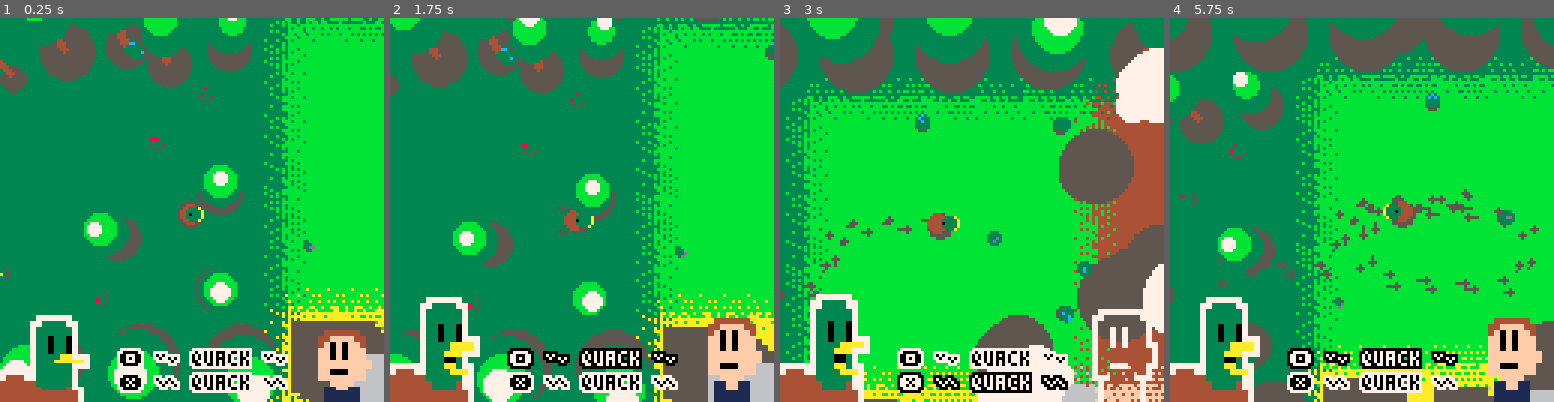
Above: before the commit, frames 1-4 (left to right).
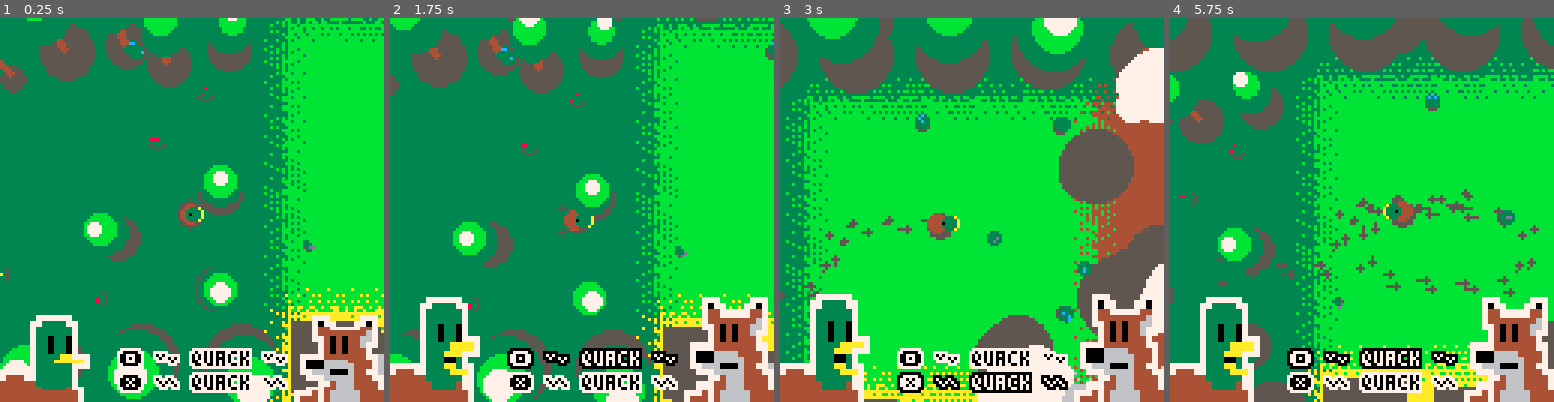
Above: after the commit, the same moments.

Repository: seleb/DuckDuckOnTheLoose
Game: PICO-8 cartridge forest.p8
Same seed, same stepped clock (60 frames per second), same inputs: the game is played once before the commit and once after it.
Inputs:
- Up to frame 1 (0.25 s): no input
- Up to frame 2 (1.75 s): tap X (X key) at 0.33, 1.07 s; tap O (Z key) at 0.7, 1.7 s; hold Right from 1.6 s (still down)
- Up to frame 3 (3 s): tap X (X key) at 1.85, 2.97 s; release Right at 2.1 s; tap O (Z key) at 2.1, 2.5, 2.9 s; hold Up 2.15-2.42 s; hold Right from 2.47 s (still down)
- Up to frame 4 (5.75 s): release Right at 3.03 s; hold Left 3.08-3.58 s; tap O (Z key) every 0.4 s from 3.3 to 5.7 s; hold Down 3.63-3.97 s; hold Right 4.02-4.68 s; tap X (X key) at 4.08, 5.2 s; hold Up 4.73-5.03 s; hold Left 5.08-5.68 s; hold Down from 5.73 s (still down)

The runs differ from the first frame. In frame 1, 3.7% of the frame differs, in the area x 76-100%, y 77-100%; in frame 2, 4.6%, in the area x 76-100%, y 72-100%; in frame 3, 3.7%; in frame 4, 4.6%.

Commit message:
more npcs

Diff:
--- a/forest.p8
+++ b/forest.p8
@@ -688,27 +688,27 @@
 
  -- npc sprite
  npcs={
- 	{who="?",spr=15,mouth=0,mouth_offset=0},
+ 	{who="dumb alien",spr=15,mouth=10,mouth_offset=-4},
  	{who="spooky ghost",spr=14,mouth=7,mouth_offset=0},
- 	{who="?",spr=13,mouth=0,mouth_offset=0},
+ 	{who="giddy girl",spr=13,mouth=0,mouth_offset=2},
  	{who="hipster",spr=12,mouth=0,mouth_offset=0},
  	{who="thumbs up",spr=11,mouth=0,mouth_offset=0},
  	{who="swimmer",spr=10,mouth=0,mouth_offset=-4},
  	{who="bouncer",spr=9,mouth=0,mouth_offset=-4},
- 	{who="?",spr=8,mouth=0,mouth_offset=0},
+ 	{who="pupper",spr=8,mouth=0,mouth_offset=0},
  	{who="?",spr=7,mouth=0,mouth_offset=0},
  	{who="blondie",spr=6,mouth=2,mouth_offset=0},
  	{who="buddy boy",spr=5,mouth=0,mouth_offset=2},
  	{who="ranger",spr=4,mouth=0,mouth_offset=0},
  	{who="scarf mcgee",spr=3,mouth=0,mouth_offset=0},
- 	{who="duck babby",spr=2,mouth=-1,mouth_offset=0},
+ 	{who="duckling",spr=2,mouth=-1,mouth_offset=0},
  	{who="drake",spr=1,mouth=-1,mouth_offset=0},
  	{who="hen",spr=0,mouth=-1,mouth_offset=0}
  }
 
  sx=0
  sy=32
- npc=npcs[flr(rnd()*#npcs)+1]
+ npc=npcs[8]
  sx+=npc.spr*16
  while(sx >= 128) do
   sx-=128
Not shown, changed: 32 lines of the sprite sheet (__gfx__) section of forest.p8
